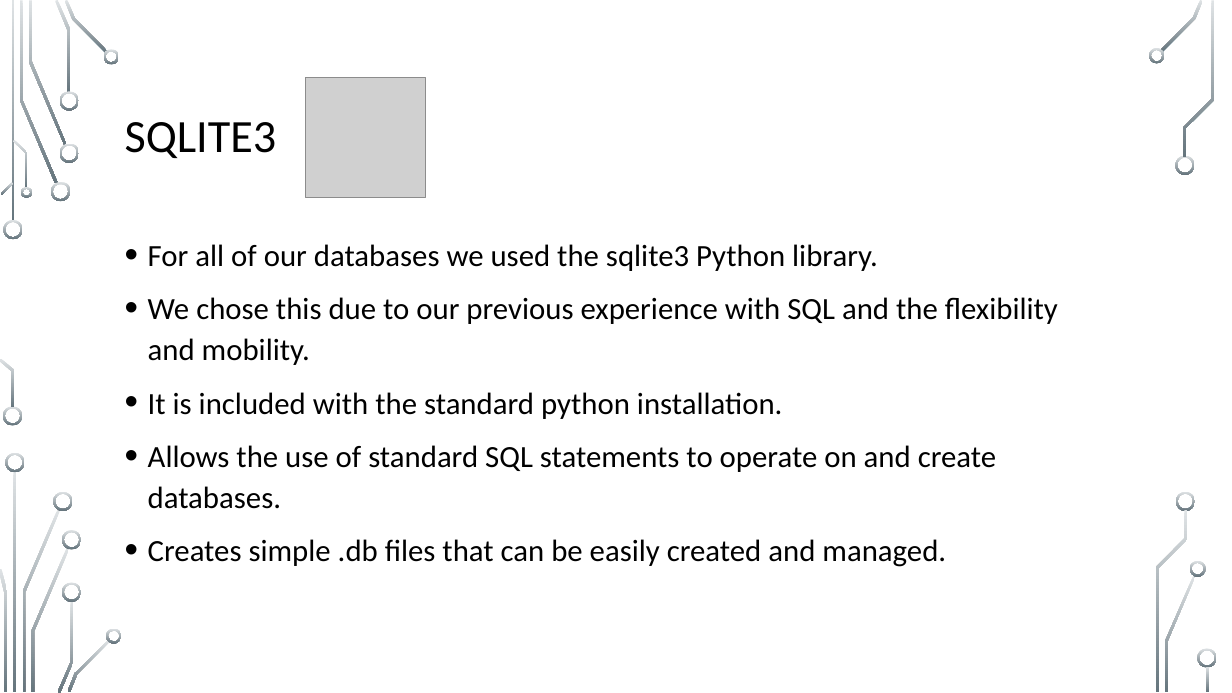
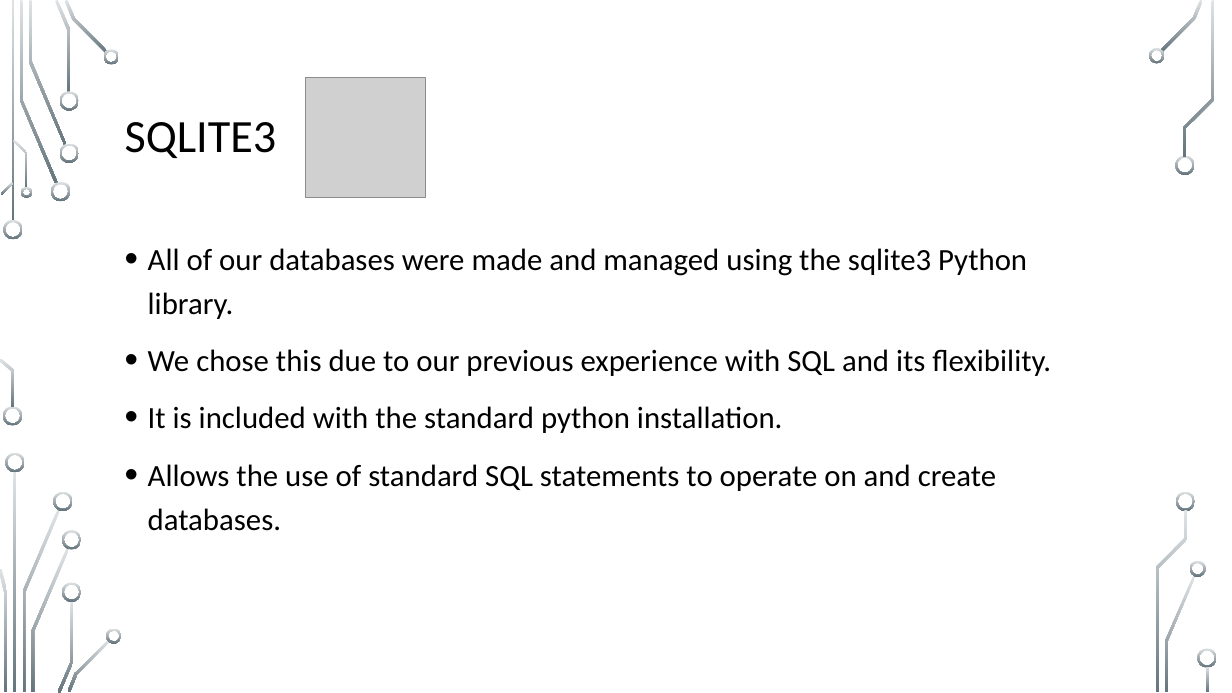
Before and after one commit to Patterbear/Ungrading-Simulator, a slide deck: slide 7 of Presentation/Group-04-Presentation.pptx. Drawn at 1232x693 pixels with LibreOffice and Linux fonts; fonts in the diff are those of the drawing; grey boxes stand for pictures; background and template pictures are left out. Boxes give left, top, right and bottom in pixels: in the first picture for what was removed or moved away, otherwise in the second. Text is boxed around its words. In the diff, an @@ line names an element or a change of style, - is before the commit and + after.

```diff
--- a/Presentation/Group-04-Presentation.pptx
+++ b/Presentation/Group-04-Presentation.pptx
@@ text at [148,248,1051,376]: text changed @@
-• For all of our databases we used the sqlite3 Python library.
-• We chose this due to our previous experience with SQL and the flexibility and mobility.
+• All of our databases were made and managed using the sqlite3 Python library.
+• We chose this due to our previous experience with SQL and its flexibility.
@@ text at [148,406,996,531]: line spacing 1.1 to 1.2 @@
@@ text at [148,539,946,567]: paragraph removed @@
-• Creates simple .db files that can be easily created and managed.
```
Also in this commit, not shown: 5 other slides changed.
